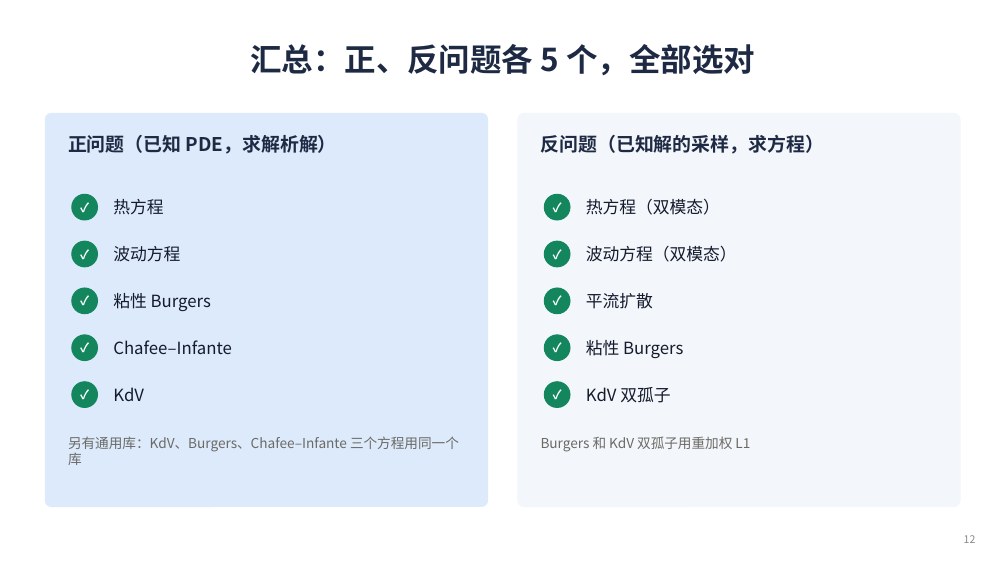
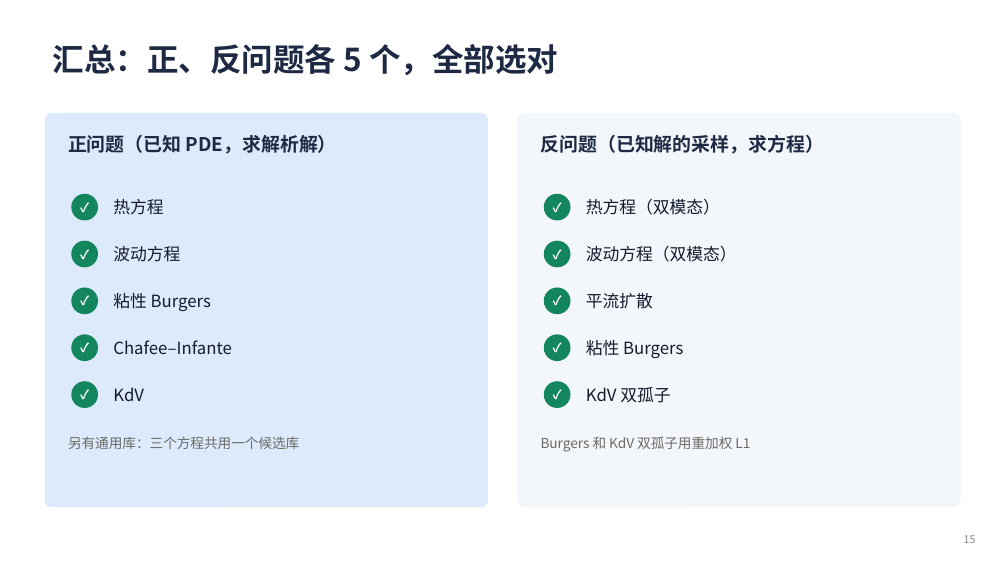
Before and after one commit to changsongjin/pde-l1-analytic, a slide deck: slide 15 of slides/PDE_L1_进展汇报.pptx (slide 12 before the commit). Drawn at 1008x567 pixels with LibreOffice and Linux fonts; fonts in the diff are those of the drawing. Boxes give left, top, right and bottom in pixels: in the first picture for what was removed or moved away, otherwise in the second. Text is boxed around its words. In the diff, an @@ line names an element or a change of style, - is before the commit and + after.

```diff
--- a/slides/PDE_L1_进展汇报.pptx
+++ b/slides/PDE_L1_进展汇报.pptx
@@ title "汇总：正、反问题各 5 个，全部选对" at <box>53,44,558,75</box>: alignment centre to left @@
@@ text at <box>68,436,299,449</box>: text changed @@
-另有通用库：KdV、Burgers、Chafee–Infante 三个方程用同一个库
+另有通用库：三个方程共用一个候选库
@@ page number at <box>964,535,976,543</box>: text changed @@
-12
+15
```
Also in this commit, not shown: 12 other slides changed, 3 slides added, 9 other files.
